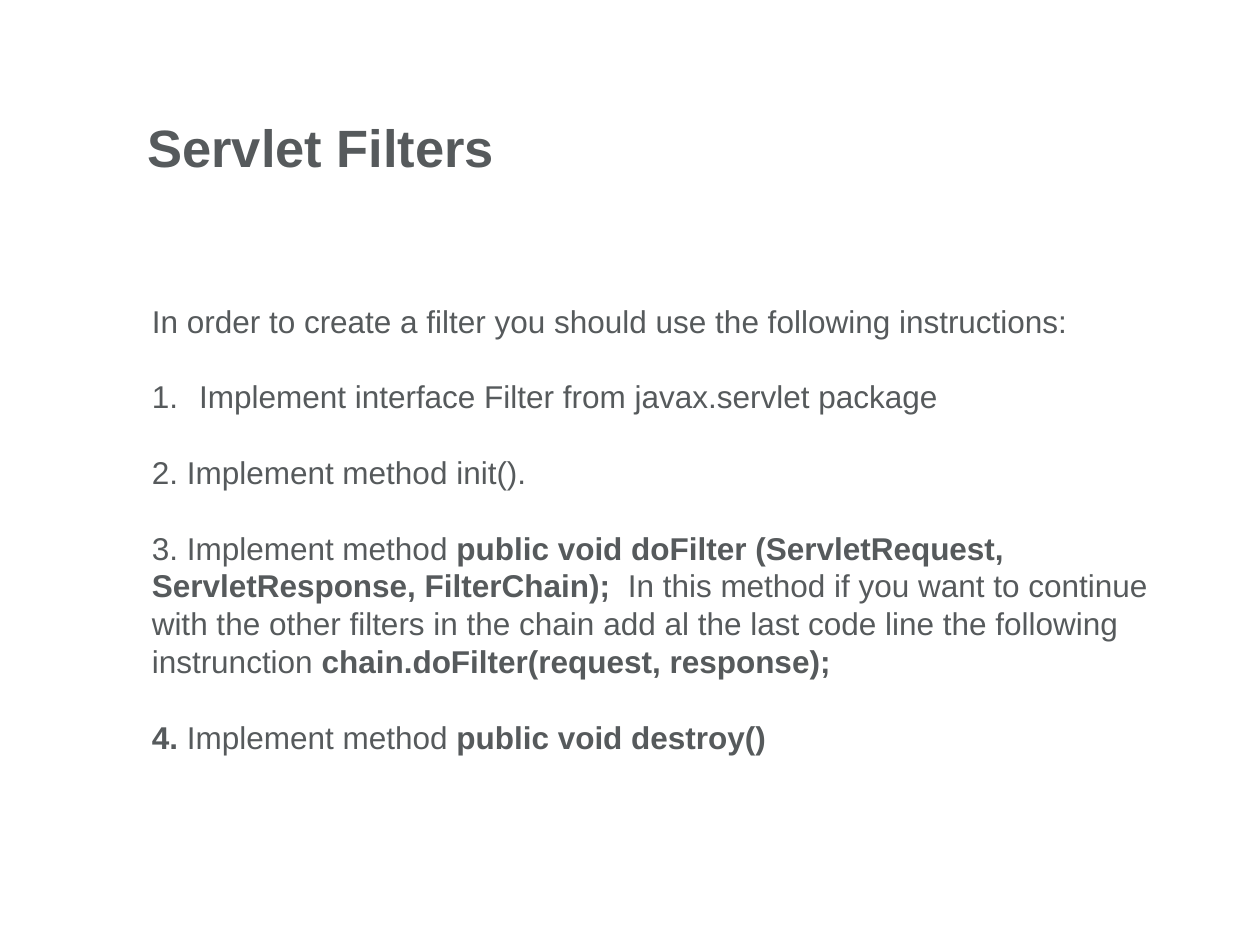
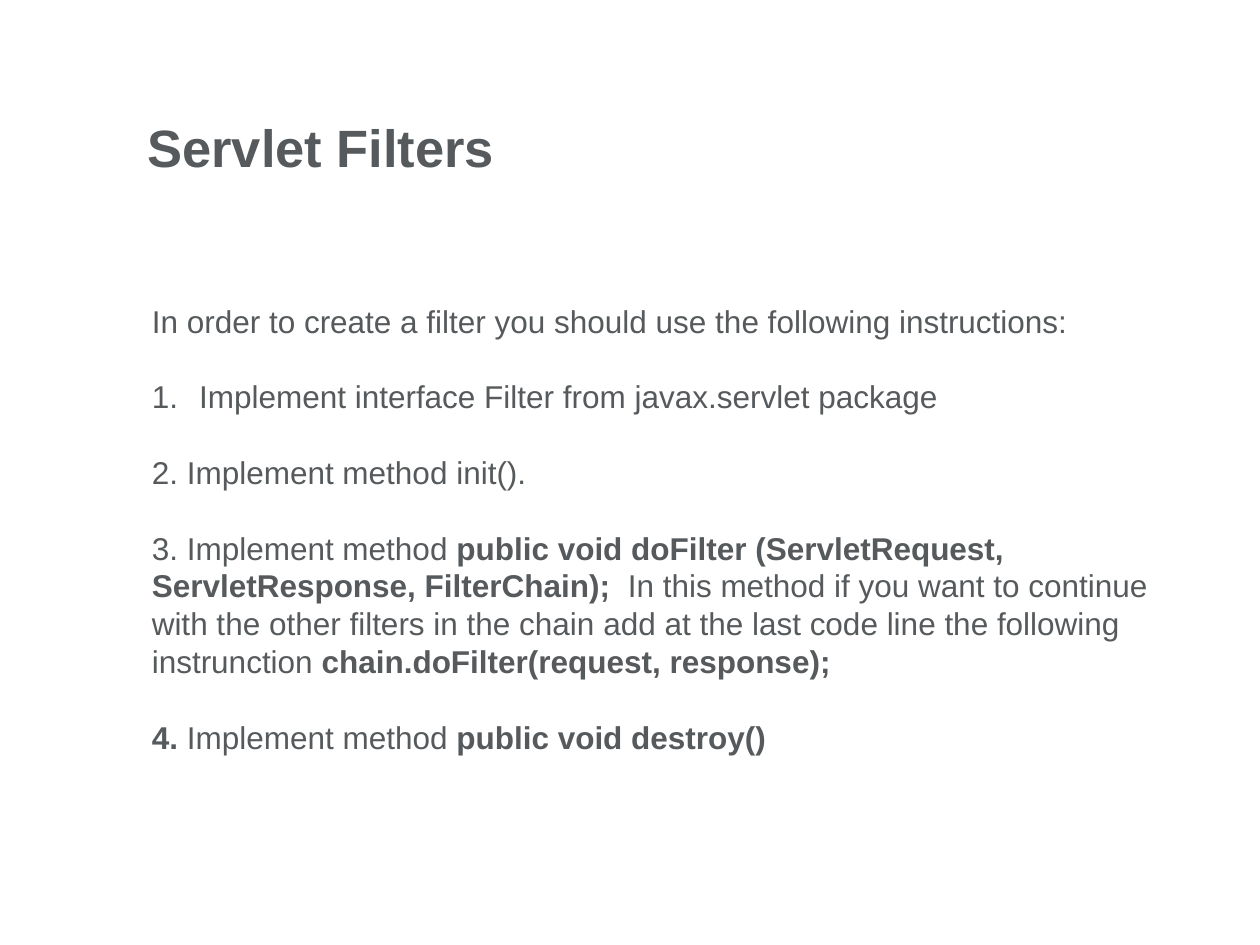
Before and after one commit to alexandruvlad/JavaDocs, a slide deck: slide 22 of Servlets/Day2/Docs/Web Presentation-Part2.pptx. Drawn at 1260x945 pixels with LibreOffice and Linux fonts; fonts in the diff are those of the drawing; background and template pictures are left out. Boxes give left, top, right and bottom in pixels: in the first picture for what was removed or moved away, otherwise in the second. Text is boxed around its words. In the diff, an @@ line names an element or a change of style, - is before the commit and + after.

Commit message:
Servlet-Day1

```diff
--- a/Servlets/Day2/Docs/Web Presentation-Part2.pptx
+++ b/Servlets/Day2/Docs/Web Presentation-Part2.pptx
@@ text at [152, 537, 1147, 679]: text changed @@
-  3. Implement method public void doFilter (ServletRequest, ServletResponse, FilterChain); In this method if you want to continue with the other filters in the chain add al the last code line the following instrunction chain.doFilter(request, response);
+  3. Implement method public void doFilter (ServletRequest, ServletResponse, FilterChain); In this method if you want to continue with the other filters in the chain add at the last code line the following instrunction chain.doFilter(request, response);
```
Also in this commit, not shown: 20 other files.
